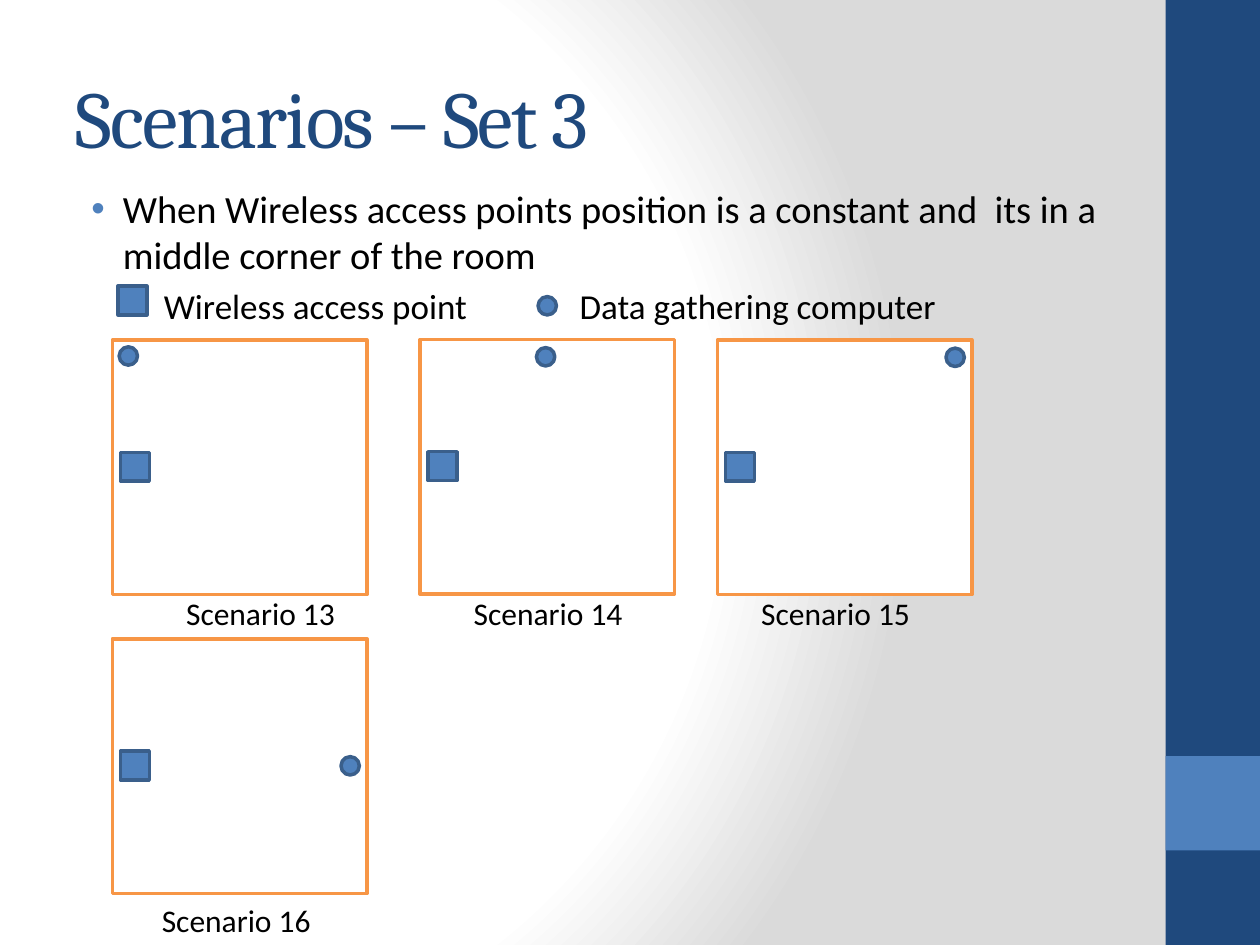
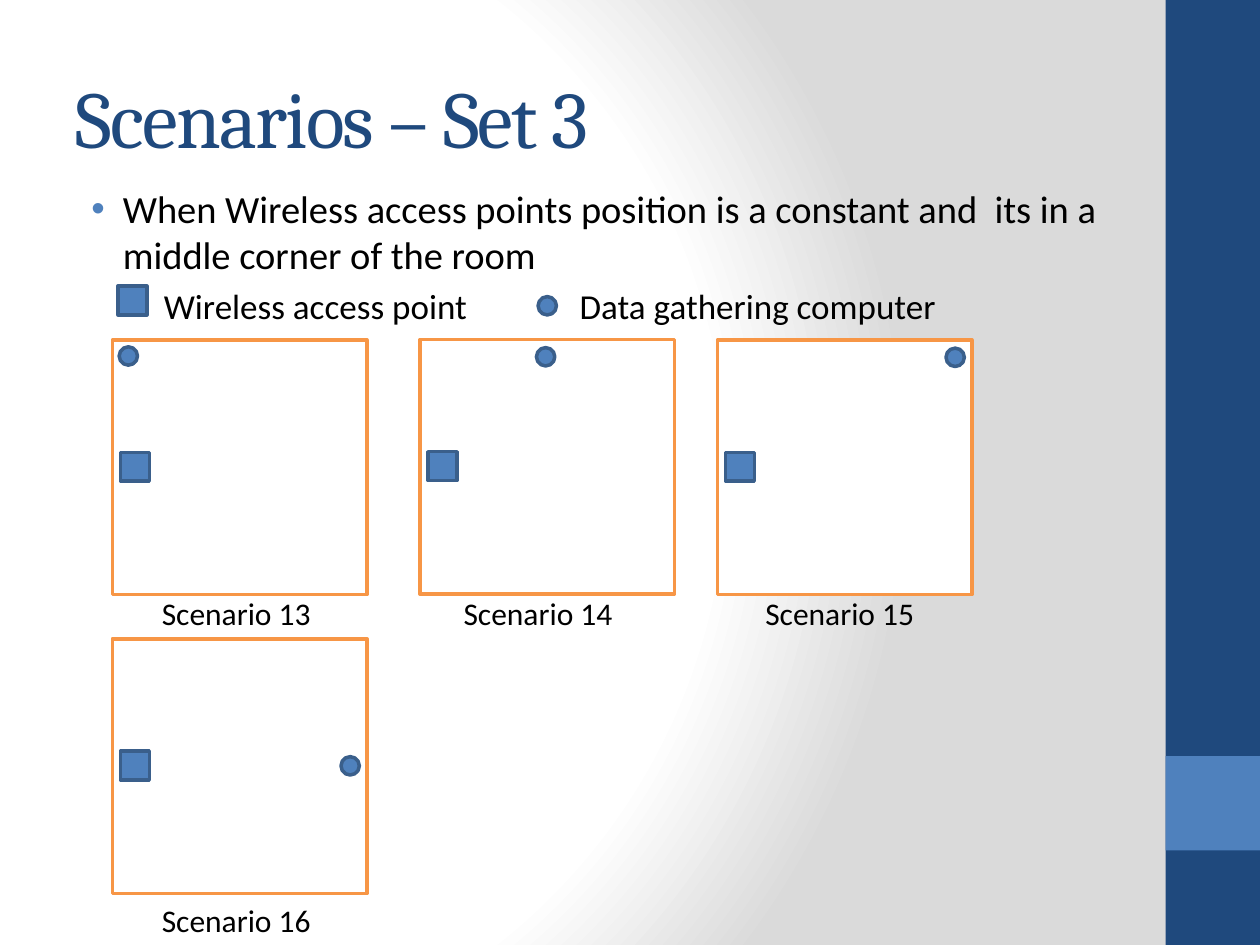
Before and after one commit to jithendra89/research, a slide deck: slide 8 of presentations/interim-final.pptx. Drawn at 1260x945 pixels with LibreOffice and Linux fonts; fonts in the diff are those of the drawing. Boxes give left, top, right and bottom in pixels: in the first picture for what was removed or moved away, otherwise in the second. Text is boxed around its words. In the diff, an @@ line names an element or a change of style, - is before the commit and + after.

```diff
--- a/presentations/interim-final.pptx
+++ b/presentations/interim-final.pptx
@@ text "Scenario 13 Scenario 14 Scenario ..." rewrapped from bbox=[186, 603, 910, 626] to bbox=[162, 603, 914, 626] @@
```
Also in this commit, not shown: 2 other slides changed, 5 slides added, 1 other file.
